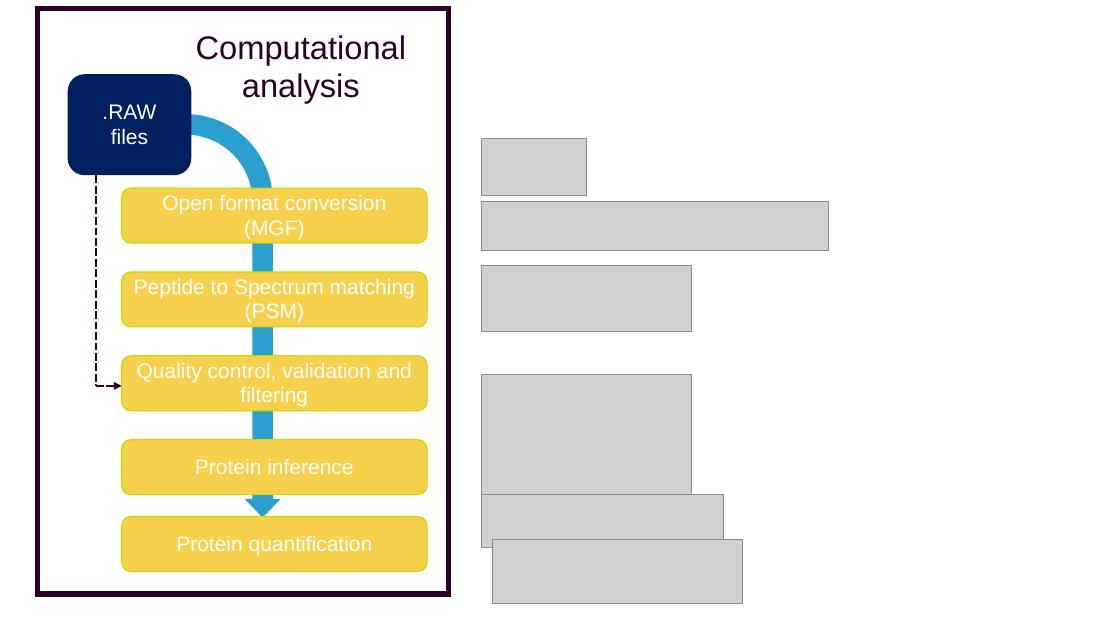
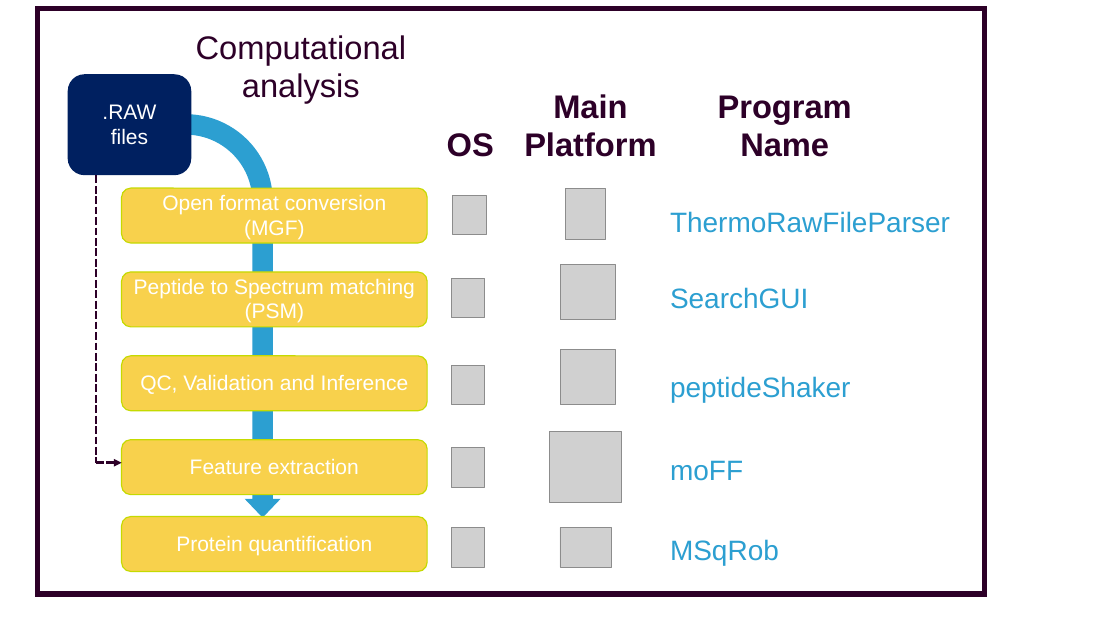
Before and after one commit to antortjim/Thesis-Report, a slide deck: slide 3 of figures/Presentation1.pptx. Drawn at 1120x630 pixels with LibreOffice and Linux fonts; fonts in the diff are those of the drawing; grey boxes stand for pictures; background and template pictures are left out. Boxes give left, top, right and bottom in pixels: in the first picture for what was removed or moved away, otherwise in the second. Text is boxed around its words. In the diff, an @@ line names an element or a change of style, - is before the commit and + after.

```diff
--- a/figures/Presentation1.pptx
+++ b/figures/Presentation1.pptx
@@ rectangle: place and size @@
-rectangle at bbox=[38, 8, 449, 594]
+rectangle at bbox=[38, 8, 985, 594]
@@ group added at bbox=[447, 94, 950, 567]: 10 pictures, 8 texts @@
+ThermoRawFileParser
+SearchGUI
+peptideShaker
+moFF
+MSqRob
+OS
+Main Platform
+Program Name
@@ picture removed at bbox=[481, 139, 586, 196] @@
@@ line moved from (96, 176) - (96, 386) to (96, 176) - (96, 463) @@
@@ picture removed at bbox=[481, 201, 829, 250] @@
@@ picture removed at bbox=[481, 266, 691, 332] @@
@@ text in rounded rectangle at bbox=[140, 375, 408, 394]: text changed @@
-Quality control, validation and filtering
+QC, Validation and Inference
@@ picture removed at bbox=[481, 374, 691, 505] @@
@@ arrow moved from (96, 386) - (122, 386) to (96, 463) - (122, 463) @@
@@ text in rounded rectangle at bbox=[190, 459, 359, 474]: text changed @@
-Protein inference
+Feature extraction
@@ picture removed at bbox=[481, 495, 723, 548] @@
@@ picture removed at bbox=[492, 539, 743, 604] @@
```
Also in this commit, not shown: 2 other slides changed, 17 other files.
